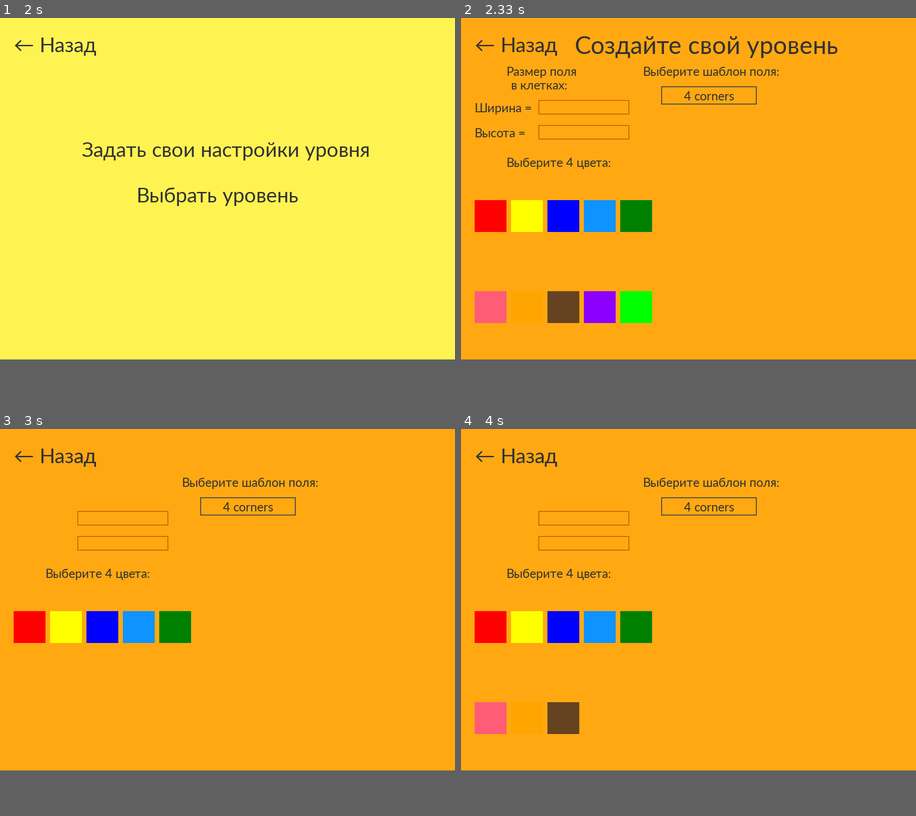
Above: before the commit, frames 1-4 (two rows, left to right).
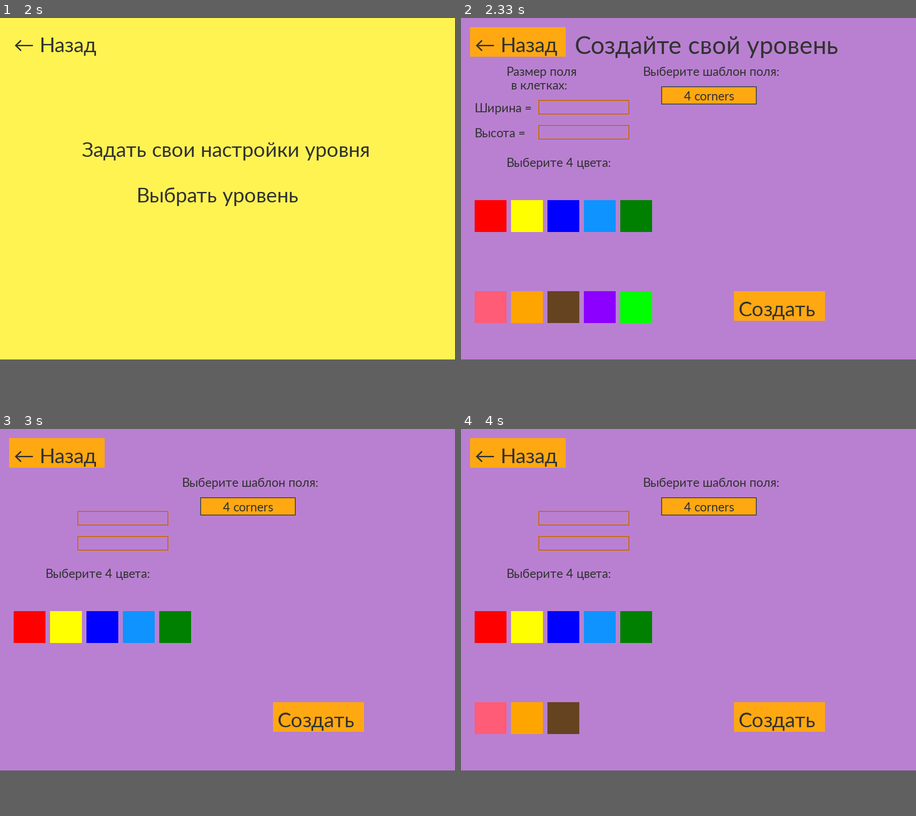
Above: after the commit, the same moments.

Repository: Angelina-ainel/PyGame-Project
Game: pygame game, started from menu.py
Same seed, same stepped clock (60 frames per second), same inputs: the game is played once before the commit and once after it.
Inputs (mouse positions are in pixels of both pictures, inside the frame that each line leads up to):
- Up to frame 1 (2 s): press the mouse at (222, 215) at 0.37 s; move the mouse to (213, 153) at 0.47 s; release the mouse at (209, 95) at 0.6 s; click (273, 211) at 0.75 s; press the mouse at (227, 215) at 1.03 s; move the mouse to (263, 176) at 1.13 s; release the mouse at (300, 141) at 1.27 s; press the mouse at (54, 41) at 1.37 s; move the mouse to (91, 168) at 1.47 s; release the mouse at (127, 296) at 1.6 s; press the mouse at (227, 168) at 1.7 s; move the mouse to (186, 126) at 1.8 s; release the mouse at (141, 83) at 1.93 s
- Up to frame 2 (2.33 s): press the mouse at (688, 145) at 2.03 s; move the mouse to (770, 180) at 2.13 s; release the mouse at (852, 211) at 2.27 s
- Up to frame 3 (3 s): click "4 corners" at 2.45 s; press the mouse at (245, 579) at 2.73 s; move the mouse to (177, 641) at 2.83 s; release the mouse at (109, 703) at 2.97 s
- Up to frame 4 (4 s): click "4 corners" at 3.58 s; press the mouse at (561, 719) at 3.9 s

Frame 1 is identical in both runs. In frame 2, 77% of the frame differs, in the area x 0-100%, y 0-89%; in frame 3, 81%; in frame 4, 79%.

Commit message:
start editing level settings

Diff:
--- a/menu.py
+++ b/menu.py
@@ -39,7 +39,8 @@
 
 
 def music_play():
-    pg.mixer.music.play(-1)
+    # pg.mixer.music.play(-1)
+    pass
 
 
 def music_up():
@@ -395,7 +396,7 @@
     time.sleep(0.25)
     global up_font, c_font, down_font, select_color
 
-    back = Button(210, 65, (255, 168, 18), (204, 102, 0))
+    back = Button(210, 65, (255, 168, 18), (109, 49, 135))
 
     field_size_text = down_font.render('Размер поля', True, (50, 50, 50))
     field_size_text1 = down_font.render('в клетках:', True, (50, 50, 50))
@@ -428,7 +429,7 @@
     violet_button = ColorButton(70, 70, (139, 0, 255), (139, 0, 255))
     light_green_button = ColorButton(70, 70, (0, 255, 0), (0, 255, 0))
 
-    create = Button(150, 65, (255, 168, 18), (204, 102, 0))
+    create = Button(200, 65, (255, 168, 18), (109, 49, 135))
 
     clock = pg.time.Clock()
     while True:
@@ -446,13 +447,13 @@
         for box in input_boxes:
             box.update()
 
-        screen.fill((255, 168, 18))
+        screen.fill((185, 128, 209))
 
         for box in input_boxes:
             box.draw(screen)
         up_text = up_font.render('Создайте свой уровень', True, (50, 50, 50))
         back.draw(20, 20, '← Назад', select_menu)
-        create.draw(20, 20, '← Назад')  #
+        create.draw(600, 600, 'Создать')  #
 
         drop_list.draw(screen)
         screen.blit(drop_list_text, (400, 100))
Binary file changed: color_schemes.db
